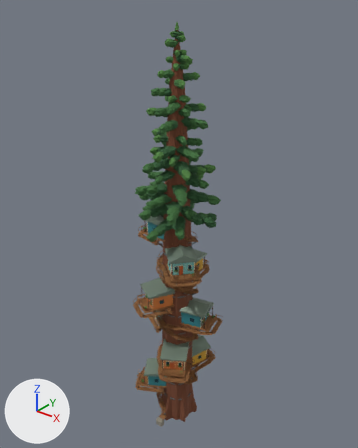
The glTF model project1/shared/geometry/arboreal/village_tree.meshopt.glb as it was, and as the next commit left it.
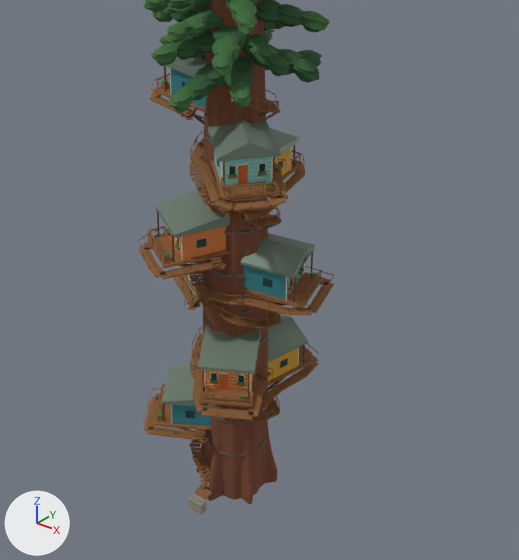
There are two pictures of each version: one whole from a camera (50 mm lens) standing at (60.3, -74.8, 98.6) and looking at (-1.5, 2.4, 50.7), one close up on the part from 19% to 86% of the width and 42% to 100% of the height. The axes (+X, +Y, +Z) are drawn at lower left. The lights are the same throughout. The first two pictures are the older version. Vertices at exactly the same position are counted once.

Objects in the first close-up: 'village_tree'.
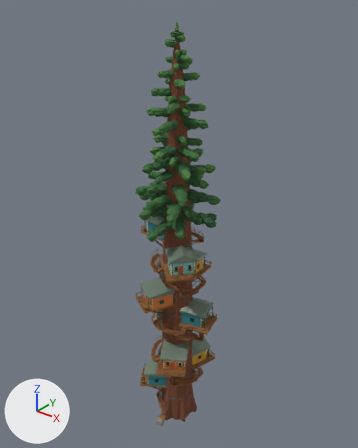
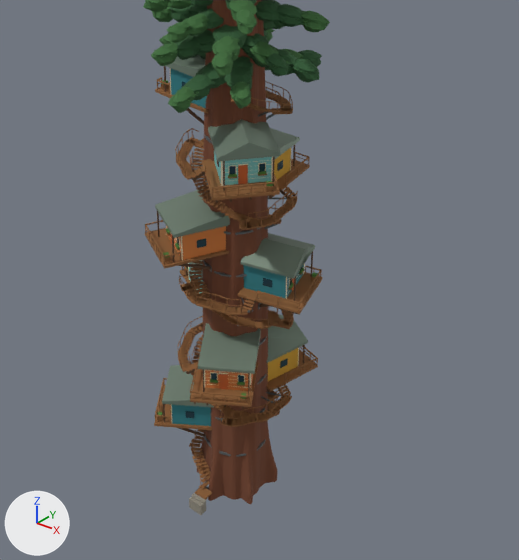
Boxes (x1, y1, x2, y2) around the edits, measured in the close-ups (519 x 560 px):
'village_tree', reshaped: before (138, 0, 334, 515); after (143, 0, 330, 515)
part 1 of me_mesh_0, deleted: before (138, 73, 334, 444)
part 2 of me_mesh_0, built on: before (147, 73, 323, 489); after (145, 77, 323, 489)

What the commit changed:
me_mesh_0 is used by ob_village_tree; location (0.0, 0.0, 0.0).
me_mesh_0 had 51722 vertices, 64756 faces and spanned x -10.6..10.4, y -10.2..10.8, z -1.6..92.6.
me_mesh_0 now has 52790 vertices, 66388 faces and spans x -9.7..9.6, y -9.7..9.5, z -1.6..92.6.
me_mesh_0 part 1: 511 loose pieces with 4166 vertices, spanning x -10.6..10.4, y -10.2..10.8, z 6.3..54.0, are deleted.
me_mesh_0 part 2: 26 vertices moved within x -8.9..4.9, y -8.3..8.7, z 7.1..49.7; 420 vertices removed from x -10.6..9.4, y -9.2..10.7, z -0.4..49.7; 5654 vertices added at x -9.7..9.6, y -9.7..9.5, z -0.4..51.6.
Other edits to the shape of me_mesh_0 do not show in these pictures.
